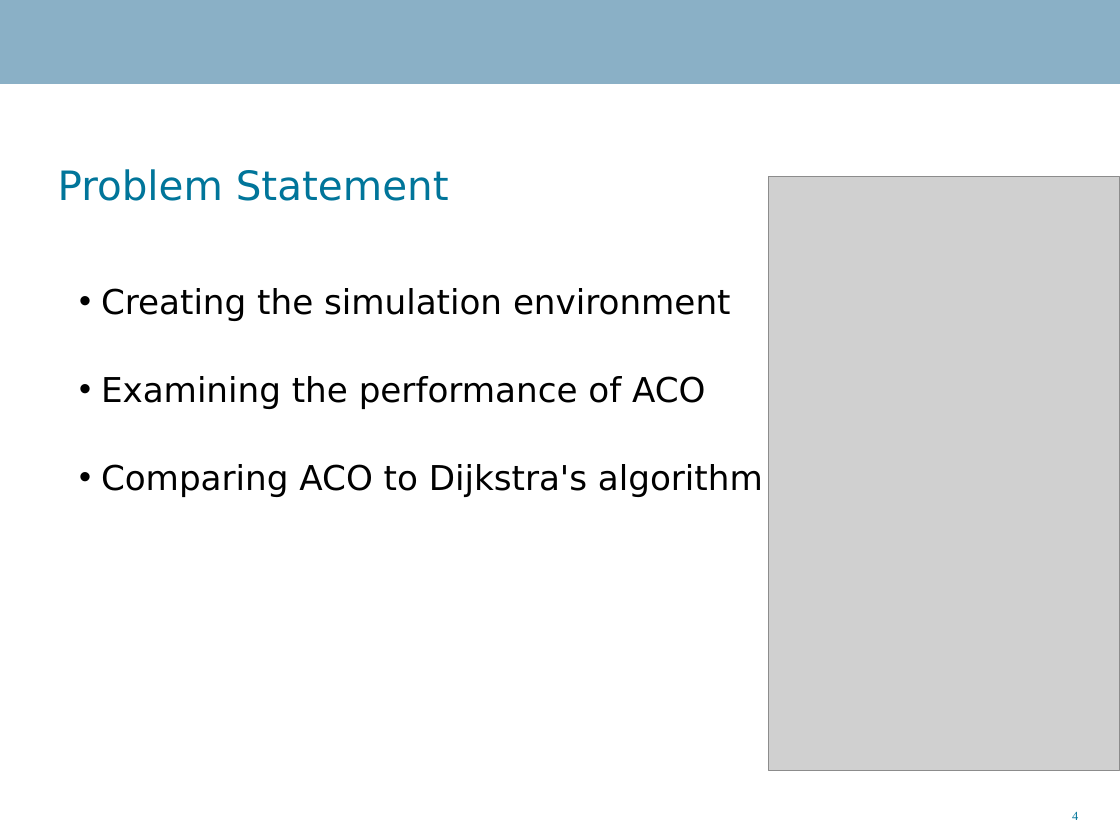
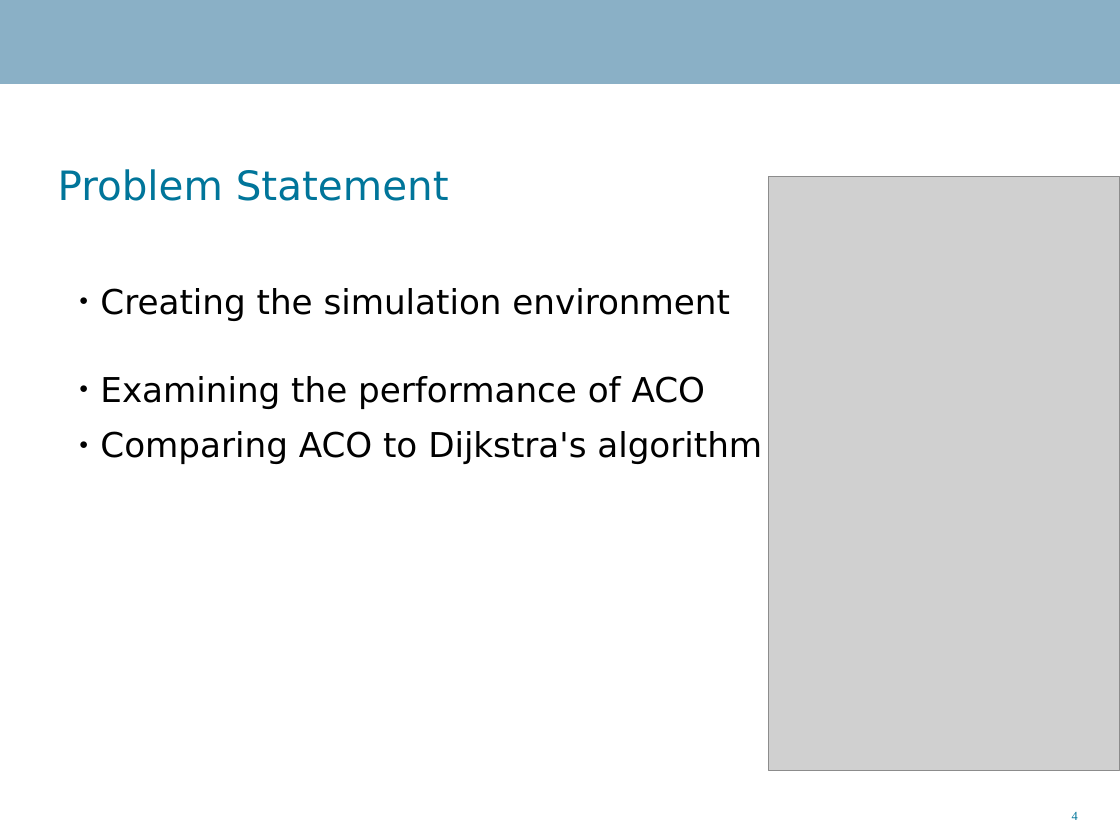
Before and after one commit to Danidude/Master-Thesis, a slide deck: slide 4 of Report/IKT 590 Master Thesis.ppt. Drawn at 1120x840 pixels with LibreOffice and Linux fonts; fonts in the diff are those of the drawing; grey boxes stand for pictures; background and template pictures are left out. Boxes give left, top, right and bottom in pixels: in the first picture for what was removed or moved away, otherwise in the second. Text is boxed around its words. In the diff, an @@ line names an element or a change of style, - is before the commit and + after.

```diff
--- a/Report/IKT 590 Master Thesis.ppt
+++ b/Report/IKT 590 Master Thesis.ppt
@@ text "Creating the simulation environment" at (100, 288, 762, 464): bullet • to ●; line spacing 2 to 1.2 @@
```
Also in this commit, not shown: 10 other slides changed, 1 slide added.
